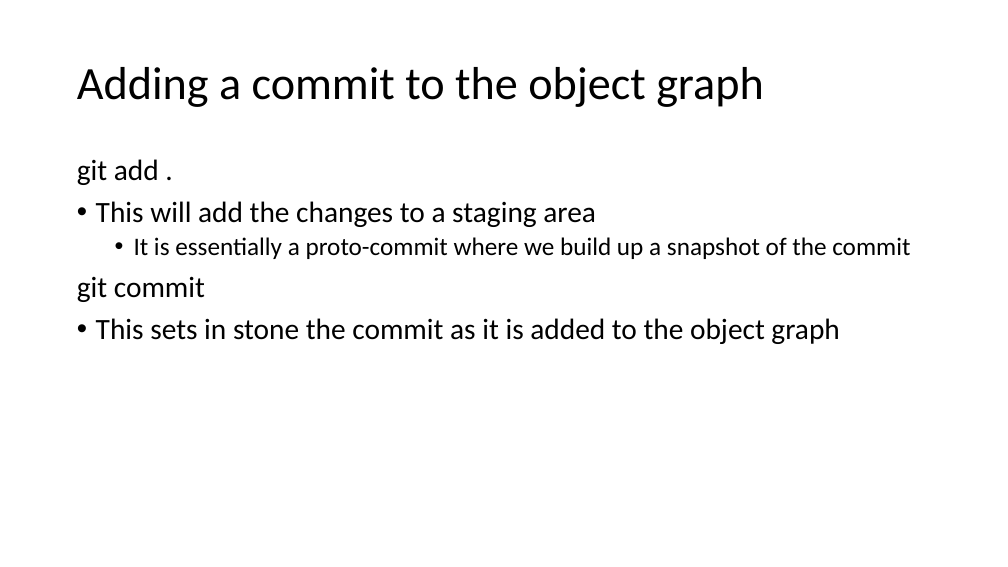
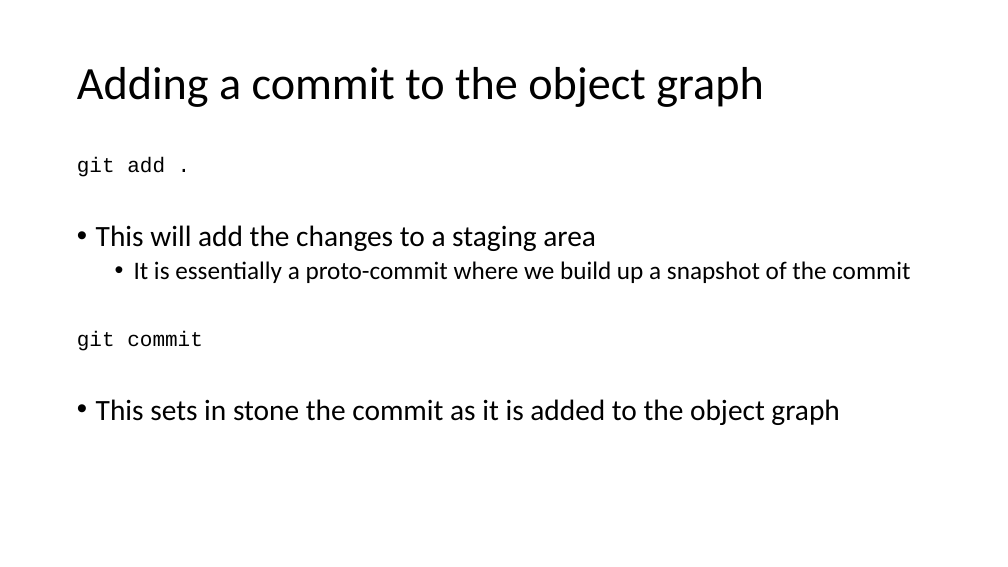
Before and after one commit to yixinsun1216/epic_orientation, a slide deck: slide 10 of Git/git_session.pptx (slide 9 before the commit). Drawn at 1008x567 pixels with LibreOffice and Linux fonts; fonts in the diff are those of the drawing. Boxes give left, top, right and bottom in pixels: in the first picture for what was removed or moved away, otherwise in the second. Text is boxed around its words. In the diff, an @@ line names an element or a change of style, - is before the commit and + after.

```diff
--- a/Git/git_session.pptx
+++ b/Git/git_session.pptx
@@ text at box(77, 157, 203, 351): size 28 to 20 pt, font Calibri to Courier New in "git add .", "git commit" @@
```
Also in this commit, not shown: 4 other slides changed, 7 slides added, 2 slides removed.
